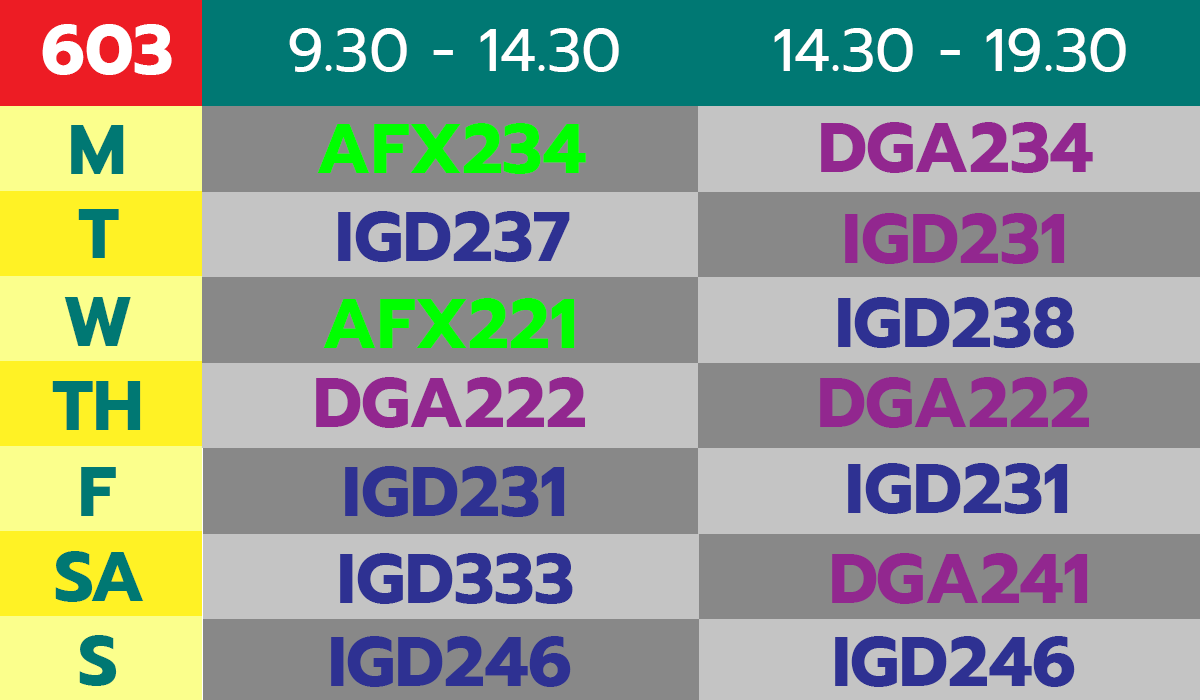
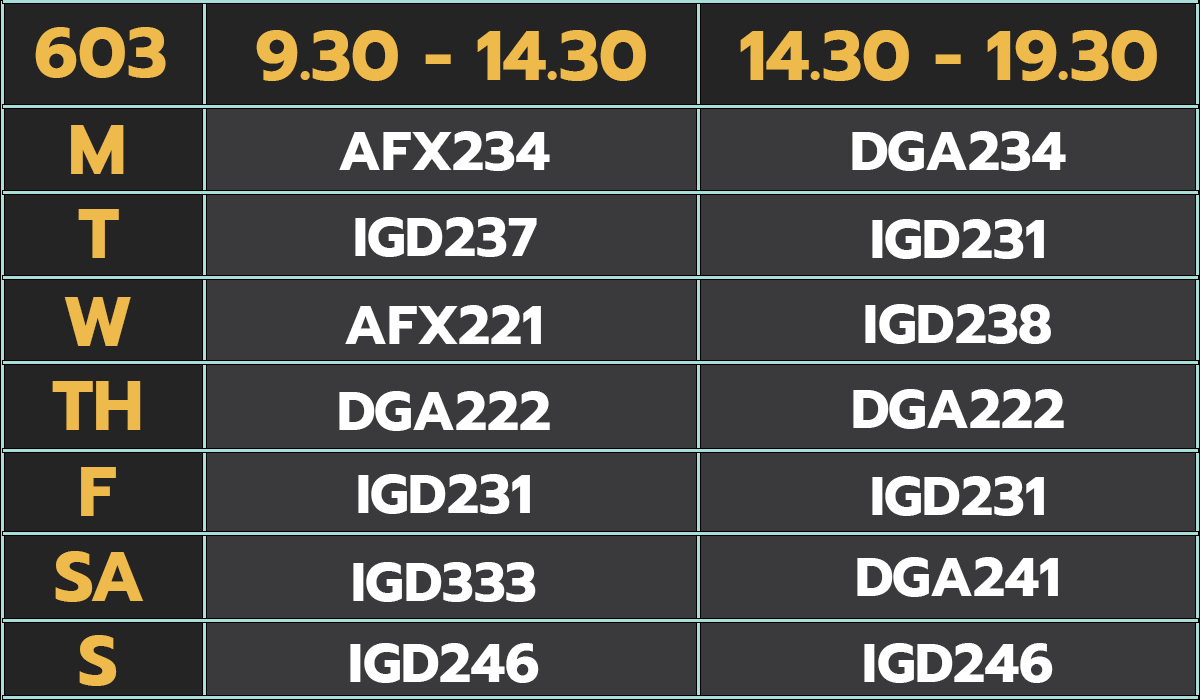
Before/after of a 1200 × 700 layered artwork. What changed in the layer stack:
renamed "IGD231 copy" to "Shape 1 copy 2", moved it above "Shape 1 copy", painted on it over [848, 0, 1200, 700]
renamed "IGD246" to "Shape 1 copy", moved it above "Shape 1 copy 3", painted on it over [331, 0, 701, 700]
renamed "IGD246" to "Shape 1 copy 3", moved it above "Shape 1", painted on it over [0, 0, 1075, 700]
renamed "DGA241" to "Shape 1", painted on it over [202, 0, 1088, 700]
painted on "14.30 - 19.30" over [740, 28, 1157, 81]
painted on "9.30 - 14.30" over [256, 28, 646, 81]
painted on "Rectangle 3" over [0, 0, 202, 106]
painted on "Rectangle 2 copy 6" over [0, 531, 202, 616]
painted on "Rectangle 2 copy 5" over [0, 446, 202, 531]
painted on "Rectangle 1" over [202, 0, 1200, 106]
painted on "Rectangle 2 copy 15" (1st of 2) over [203, 534, 699, 619]
painted on "Rectangle 2 copy 11" (1st of 2) over [699, 619, 1200, 700]
painted on "Rectangle 2 copy 11" (2nd of 2) over [203, 615, 700, 700]
painted on "Rectangle 2 copy 10" (1st of 2) over [698, 448, 1200, 534]
painted on "Rectangle 2 copy 15" (2nd of 2) over [698, 534, 1200, 619]
painted on "Rectangle 2 copy 10" (2nd of 2) over [203, 448, 700, 534]
painted on "Rectangle 2 copy 14" (1st of 2) over [202, 363, 698, 448]
painted on "Rectangle 2 copy 9" (1st of 2) over [698, 277, 1200, 363]
painted on "Rectangle 2 copy 14" (2nd of 2) over [698, 363, 1200, 448]
painted on "Rectangle 2 copy 9" (2nd of 2) over [202, 277, 699, 363]
painted on "Rectangle 2 copy 12" over [202, 192, 698, 277]
painted on "Rectangle 2 copy 8" over [698, 106, 1200, 192]
painted on "Rectangle 2 copy 13" over [698, 192, 1200, 277]
painted on "Rectangle 2" over [202, 106, 699, 192]
…and 36 more changes (13 added, 23 painted, 10 renamed, 4 stack)
